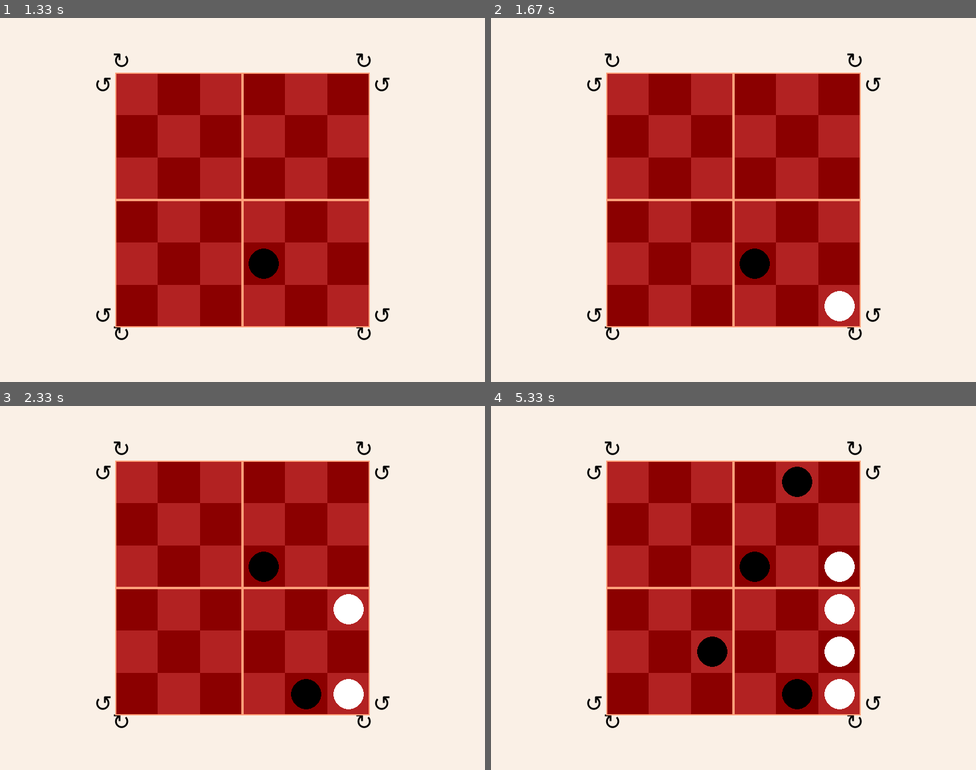
Above: before the commit, frames 1-4 (two rows, left to right).
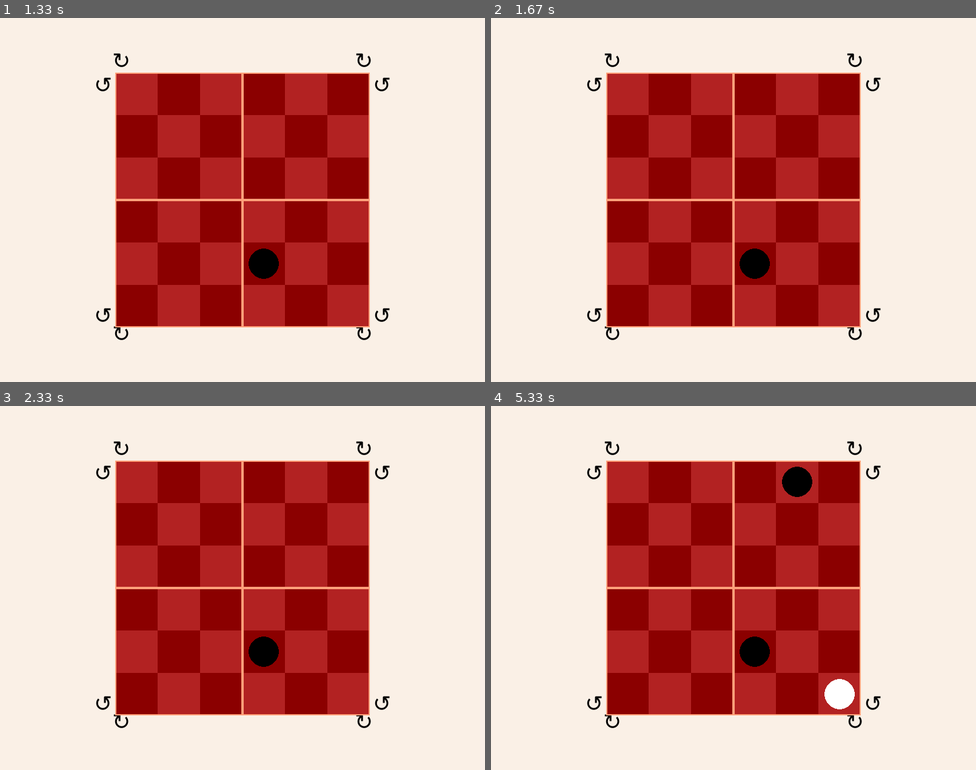
Above: after the commit, the same moments.

Repository: mahjabinsultana/Pentago
Game: pygame game, started from main.py
Two runs of this game, one before a commit and one after it. Both use one fixed random seed, a clock stepped at 60 frames per second and the inputs below.
Inputs (mouse positions are in pixels of both pictures, inside the frame that each line leads up to):
- Up to frame 1 (1.33 s): click (339, 236) at 0.38 s; click (160, 287) at 0.72 s; click (261, 243) at 1.05 s
- Up to frame 2 (1.67 s): click (854, 61) at 1.43 s
- Up to frame 3 (2.33 s): click (247, 475) at 1.78 s; click (383, 704) at 2.18 s
- Up to frame 4 (5.33 s): click (777, 493) at 2.62 s; click (612, 726) at 3.65 s; move the mouse to (685, 591) at 3.97 s; click (685, 591) at 4.17 s; click (592, 475) at 5.3 s

Frame 1 is identical in both runs. In frame 2, 0.4% of the frame differs, in the area x 68-75%, y 75-84%; in frame 3, 2.0%; in frame 4, 2.8%, in the area x 42-75%, y 40-84%.

Commit message:
evaluation function updated

Diff:
--- a/main.py
+++ b/main.py
@@ -73,29 +73,6 @@
         rotate = "anticlockwise"
     return grid_no,rotate
 
-"""
-def game_over(winner): # when game is over it is called, winner name will showed in the display
-    screen = pygame.display.set_mode((800, 600))
-    font = pygame.font.SysFont(None, 48)  # None uses the default font, 48 is the size
-
-    if(winner == -1):
-        print("user won")
-        text = "You have WON!!!"
-        text_surface = font.render(text, True, WHITE)
-        text_rect = text_surface.get_rect(center=(400, 300))  # Center the text at (400, 300)
-        screen.blit(text_surface, text_rect)
-        #pygame.display.flip()
-
-    else:
-        print("AI won")
-        text = "Computer has WON!!!"
-        text_surface = font.render(text, True, WHITE)
-        text_rect = text_surface.get_rect(center=(400, 300))  # Center the text at (400, 300)
-        screen.blit(text_surface, text_rect)
-        #pygame.display.flip()
-    pygame.display.update()
-"""
-
 
 def game_over(winner):
     screen = pygame.display.set_mode((800, 600))
@@ -103,30 +80,26 @@
 
     if winner == -1:
         print("user won")
-        text = "You have WON!!!"
+        screen = pygame.transform.scale(pygame.image.load('pentago/img/youwon.png'), (WIDTH,HEIGHT))
+        WIN.blit(screen,(0,0))
+        pygame.display.update()
     else:
         print("AI won")
-        text = "Computer has WON!!!"
-
-    text_surface = font.render(text, True, WHITE)
-    text_rect = text_surface.get_rect(center=(400, 300))  # Center the text at (400, 300)
-    screen.blit(text_surface, text_rect)
-    pygame.display.update()
+        screen = pygame.transform.scale(pygame.image.load('pentago/img/aiwon.png'), (WIDTH,HEIGHT))
+        WIN.blit(screen,(0,0))
+        pygame.display.update()
+
 
     # Event loop to wait for mouse button click
-    waiting = True
-    while waiting:
-        for event in pygame.event.get():
-            if event.type == pygame.QUIT:
-                waiting = False
+    run = True
+    while run:
+        for event in pygame.event.get():
+            if event.type == pygame.QUIT:
+                pygame.quit()
             elif event.type == pygame.MOUSEBUTTONDOWN:
-                waiting = False
-    pygame.quit()
-    sys.exit()
-
-
-
-
+                x, y = pygame.mouse.get_pos()
+                if x>=710 and x<=769 and y>=52 and y<=85:
+                    in_screen()
 
 def select_mode():
     run = True
@@ -200,7 +173,6 @@
 
 
 
-
 def main_game(mode):
     run = True
     clock = pygame.time.Clock()
@@ -227,14 +199,14 @@
                 # function call for mode 1 : Genetic algo
                 pygame.display.set_caption('AI')
                 new_board = Genetic_Algorithm(game.get_board(), WHITE, game)
-                game.ai_move(new_board)
+                game.ai_move(new_board, mode)
            if mode == 2:
                 # function call for mode 2: minimax algo
                 pygame.display.set_caption('AI')
                 value, new_board = minimax(game.get_board(), 2, WHITE, game)
                 print("original board ", board.board)
                 print("new board ", new_board.board)
-                game.ai_move(new_board)
+                game.ai_move(new_board, mode)
                 print("value ",value)
                 print("win ", board.winner())
 
@@ -242,7 +214,7 @@
                 # function call for mode 3 : alpha beta pruning
                 pygame.display.set_caption('AI')
                 new_board = iterative_deepening(game.get_board(), 10, WHITE, game)
-                game.ai_move(new_board)
+                game.ai_move(new_board, mode)
         else:
            pygame.display.set_caption('Your turn')
            for event in pygame.event.get():
@@ -266,6 +238,7 @@
         #print("game update",game.get_board())
         #print("win ", board.winner())
         if game.board.winner()!= 0:
+            pygame.time.delay(2000)
             print(game.board.winner())
             game_over(game.board.winner())
             run=False
--- a/pentago/board.py
+++ b/pentago/board.py
@@ -139,9 +139,9 @@
         piece = self.board[selected_row][selected_col]
         if piece ==0:
             if turn == WHITE:
-                self.board[selected_row][selected_col] = 1 # 1 means user has given input
+                self.board[selected_row][selected_col] = 1 # 1 means AI has given input
             elif turn == BLACK:
-                self.board[selected_row][selected_col] = -1 # -1 means AI has given input
+                self.board[selected_row][selected_col] = -1 # -1 means USER has given input
 
 
 
@@ -204,137 +204,7 @@
                     moves.add((row, col, 3, 'anticlockwise'))  # Add anticlockwise move
         return moves
 
-    """"
-    def evaluate(self):  #minimax algor jonno evaluation function, ki logic hobe janina
-        ai_win=0
-        user_win=0
-        print("inside evalutaion function ", self.board)
-        # Check horizontal
-        for row in range(6):
-            for col in range(2):
-                if all(self.board[row][col+i] != 1 for i in range(5)):
-                    ai_win += 1
-                if all(self.board[row][col+i] != -1 for i in range(5)):
-                    user_win += 1
-
-        # Check vertical
-        for col in range(6):
-            for row in range(2):
-                if all(self.board[row+i][col] != 1 for i in range(5)):
-                    ai_win += 1
-                if all(self.board[row+i][col] != -1 for i in range(5)):
-                    user_win += 1
-
-        # Check main diagonal
-        for row in range(2):
-            for col in range(2):
-                if all(self.board[row+i][col+i] != 1 for i in range(5)):
-                    ai_win += 1
-                if all(self.board[row+i][col+i] != -1 for i in range(5)):
-                    user_win += 1
-
-        # Check anti-diagonal
-        for row in range(2):
-            for col in range(4, 6):
-                if all(self.board[row+i][col-i] != 1 for i in range(5)):
-                    ai_win += 1
-                if all(self.board[row+i][col-i] != -1 for i in range(5)):
-                    user_win += 1
-
-
-        return (ai_win - user_win)
-
-
-    def check_win(board, player):
-        # Check rows, columns and diagonals for a win
-        for row in range(len(board)):
-            for col in range(len(board[row]) - 4 + 1):
-                if all(board[row][col + i] == player for i in range(4)):
-                    return True
-
-        for col in range(len(board[0])):
-            for row in range(len(board) - 4 + 1):
-                if all(board[row + i][col] == player for i in range(4)):
-                    return True
-
-        for row in range(len(board) - 4 + 1):
-            for col in range(len(board[row]) - 4 + 1):
-                if all(board[row + i][col + i] == player for i in range(4)):
-                    return True
-                if all(board[row + 3 - i][col + i] == player for i in range(4)):
-                    return True
-
-        return False
-
-    def is_board_full(board):
-        return all(cell != 0 for row in board for cell in row)
-
-    def check_4_in_a_row(board, player):
-        # Similar to check_win but returns the count of 4 in a row occurrences
-        count = 0
-        for row in range(len(board)):
-            for col in range(len(board[row]) - 4 + 1):
-                if all(board[row][col + i] == player for i in range(4)):
-                    count += 1
-
-        for col in range(len(board[0])):
-            for row in range(len(board) - 4 + 1):
-                if all(board[row + i][col] == player for i in range(4)):
-                    count += 1
-
-        for row in range(len(board) - 4 + 1):
-            for col in range(len(board[row]) - 4 + 1):
-                if all(board[row + i][col + i] == player for i in range(4)):
-                    count += 1
-                if all(board[row + 3 - i][col + i] == player for i in range(4)):
-                    count += 1
-
-        return count > 0
-
-    def check_3_in_a_row(board, player):
-        # Similar to check_4_in_a_row but for 3 in a row occurrences
-        count = 0
-        for row in range(len(board)):
-            for col in range(len(board[row]) - 3 + 1):
-                if all(board[row][col + i] == player for i in range(3)):
-                    count += 1
-
-        for col in range(len(board[0])):
-            for row in range(len(board) - 3 + 1):
-                if all(board[row + i][col] == player for i in range(3)):
-                    count += 1
-
-        for row in range(len(board) - 3 + 1):
-            for col in range(len(board[row]) - 3 + 1):
-                if all(board[row + i][col + i] == player for i in range(3)):
-                    count += 1
-                if all(board[row + 2 - i][col + i] == player for i in range(3)):
-                    count += 1
-
-        return count > 0
-
-
-    def evaluate(board):
-        if check_win(board, 1) and check_win(board, 2):
-            return 10
-        if check_win(board, 1):
-            return 5
-        if check_win(board, 2):
-            return -5
-        if is_board_full(board):
-            return 0
-        # Further evaluation logic for intermediate states
-        score = 0
-        if check_4_in_a_row(board, 1):
-            score += 3
-        if check_4_in_a_row(board, 2):
-            score -= 3
-        if check_3_in_a_row(board, 1):
-            score += 1
-        if check_3_in_a_row(board, 2):
-            score -= 1
-        return score
-    """
+
     def winner(self): # check korbe row,column or diagonally same value ache kina, winner identify korbe.
         # Check horizontal
         for row in range(6):
--- a/pentago/game.py
+++ b/pentago/game.py
@@ -15,10 +15,6 @@
         self.board.draw_cubes(self.win)
         pygame.display.update()
 
-    """""
-    def winner(self):
-        return self.board.winner()
-    """
     def change_turn(self):
         self.move = False
         self.rotate = False
@@ -30,14 +26,13 @@
             pygame.display.set_caption('AI Turn')
             self.turn=BLACK
 
-
-
     def get_board(self):
         return self.board
 
-    def ai_move(self, board):
+    def ai_move(self, board, mode):
         pygame.display.set_caption('AI Turn')
-        #pygame.time.delay(5000)
+        if(mode==3):
+            pygame.time.delay(2000)
         self.board = board
         self.update()
         self.change_turn()
--- a/pentago/minimax/algo.py
+++ b/pentago/minimax/algo.py
@@ -52,7 +52,6 @@
         transposition_table[pos_key] = (minEval, best_move)
         return minEval, best_move
 
-# Implementing Iterative Deepening
 def iterative_deepening(position, max_depth, max_player, game):
     best_move = None
     for depth in range(1, max_depth + 1):
@@ -184,48 +183,75 @@
 
 
 def evaluate(board):
-    if check_win(board, 1) and check_win(board, -1):
-        return 10
-    if check_win(board, 1):
-        return 5
-    if check_win(board, -1):
-        return -5
+    #if check_win(board, 1) and check_win(board, -1):
+    #    return 10
+    if check_win(board)==1:
+        return 1000
+    if check_win(board)==-1:
+        return -1000
     if is_board_full(board):
         return 0
     # Further evaluation logic for intermediate states
     score = 0
-    if check_4_in_a_row(board, 1):
-        score += 3
-    if check_4_in_a_row(board, -1):
-        score -= 3
-    if check_3_in_a_row(board, 1):
-        score += 1
-    if check_3_in_a_row(board, -1):
-        score -= 1
+    score = 0
+    score += check_4_in_a_row(board, 1) * 50
+    score -= check_4_in_a_row(board, -1) * 50
+    score += check_3_in_a_row(board, 1) * 10
+    score -= check_3_in_a_row(board, -1) * 10
+
     return score
 
-def check_win(board, player):
-    # Check rows, columns and diagonals for a win
-    board = board.board
-    for row in range(len(board)):
-        for col in range(len(board[row]) - 4 + 1):
-            if all(board[row][col + i] == player for i in range(4)):
-                return True
-
-    for col in range(len(board[0])):
-        for row in range(len(board) - 4 + 1):
-            if all(board[row + i][col] == player for i in range(4)):
-                return True
-
-    for row in range(len(board) - 4 + 1):
-        for col in range(len(board[row]) - 4 + 1):
-            if all(board[row + i][col + i] == player for i in range(4)):
-                return True
-            if all(board[row + 3 - i][col + i] == player for i in range(4)):
-                return True
-
-    return False
-
+def check_win(board):
+        board = board.board
+        for row in range(6):
+            for col in range(2):
+                if all(board[row][col+i] == 1 for i in range(5)):
+                    return 1
+
+        # Check vertical
+        for col in range(6):
+            for row in range(2):
+                if all(board[row+i][col] == 1 for i in range(5)):
+                    return 1
+
+        # Check main diagonal
+        for row in range(2):
+            for col in range(2):
+                if all(board[row+i][col+i] == 1 for i in range(5)):
+                    return 1
+
+        # Check anti-diagonal
+        for row in range(2):
+            for col in range(4, 6):
+                if all(board[row+i][col-i] == 1 for i in range(5)):
+                    return 1
+
+
+        # Check horizontal
+        for row in range(6):
+            for col in range(2):
+                if all(board[row][col+i] == -1 for i in range(5)):
+                    return -1
+
+        # Check vertical
+        for col in range(6):
+            for row in range(2):
+                if all(board[row+i][col] == -1 for i in range(5)):
+                    return -1
+
+        # Check main diagonal
+        for row in range(2):
+            for col in range(2):
+                if all(board[row+i][col+i] == -1 for i in range(5)):
+                    return -1
+
+        # Check anti-diagonal
+        for row in range(2):
+            for col in range(4, 6):
+                if all(board[row+i][col-i] == -1 for i in range(5)):
+                    return -1
+
+        return 0
 def is_board_full(board):
     board = board.board
     return all(cell != 0 for row in board for cell in row)
@@ -251,7 +277,7 @@
             if all(board[row + 3 - i][col + i] == player for i in range(4)):
                 count += 1
 
-    return count > 0
+    return count
 
 def check_3_in_a_row(board, player):
     board = board.board
@@ -274,4 +300,4 @@
             if all(board[row + 2 - i][col + i] == player for i in range(3)):
                 count += 1
 
-    return count > 0
+    return count
Binary file added: pentago/img/aiwon.png
Binary file added: pentago/img/youwon.png
